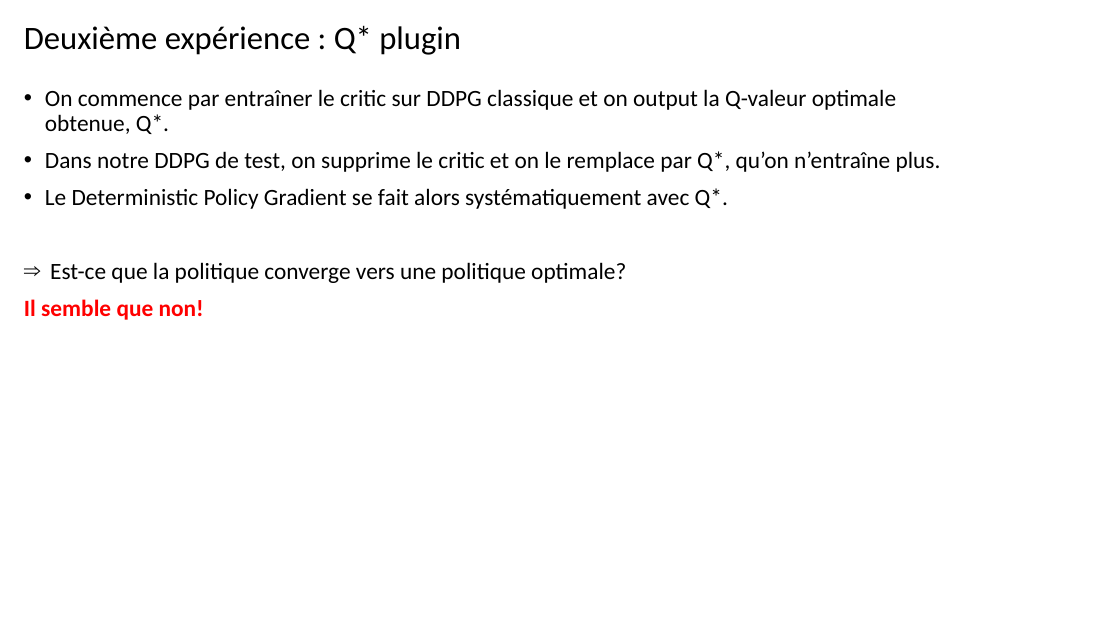
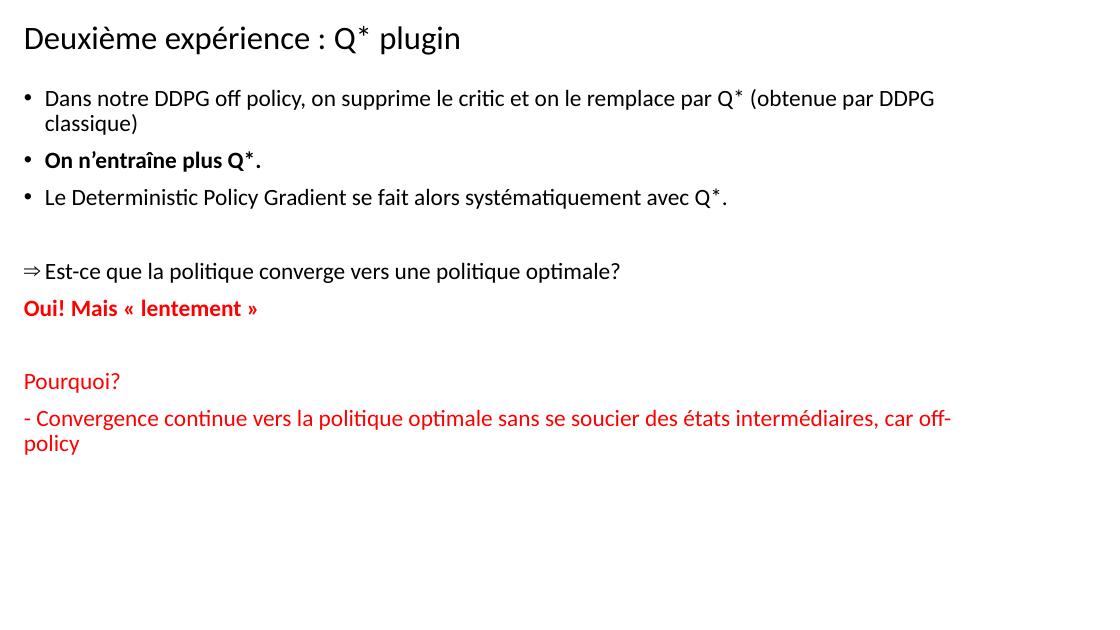
Before and after one commit to etiennedupont/Research_projects, a slide deck: slide 13 of RL/DDPG/pres_120219.pptx (slide 12 before the commit). Drawn at 1120x630 pixels with LibreOffice and Linux fonts; fonts in the diff are those of the drawing. Boxes give left, top, right and bottom in pixels: in the first picture for what was removed or moved away, otherwise in the second. Text is boxed around its words. In the diff, an @@ line names an element or a change of style, - is before the commit and + after.

```diff
--- a/RL/DDPG/pres_120219.pptx
+++ b/RL/DDPG/pres_120219.pptx
@@ text at bbox=[45, 89, 935, 172]: text changed @@
-• On commence par entraîner le critic sur DDPG classique et on output la Q-valeur optimale obtenue, Q*.
-• Dans notre DDPG de test, on supprime le critic et on le remplace par Q*, qu’on n’entraîne plus.
+• Dans notre DDPG off policy, on supprime le critic et on le remplace par Q* (obtenue par DDPG classique)
+• On n’entraîne plus Q*.
@@ text at bbox=[24, 299, 951, 455]: text changed; bold off @@
-Il semble que non!
+Oui! Mais « lentement »
+Pourquoi?
+- Convergence continue vers la politique optimale sans se soucier des états intermédiaires, car off-policy
```
Also in this commit, not shown: 3 other slides changed, 2 slides added, 2 other files.
